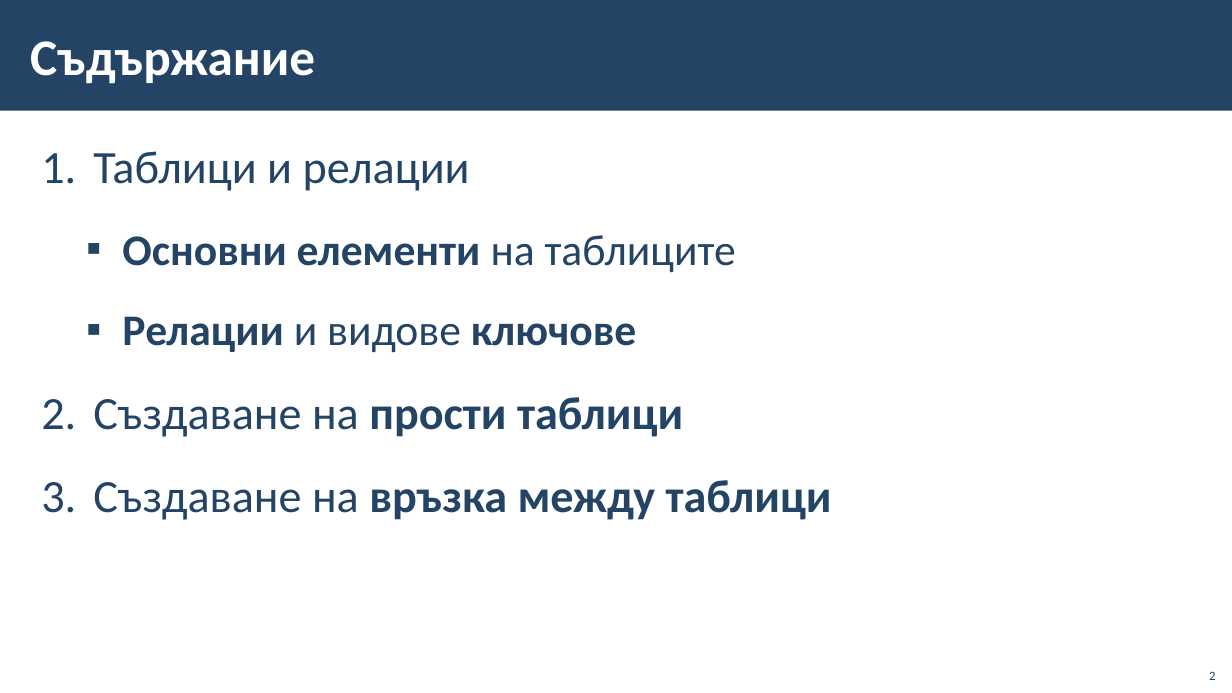
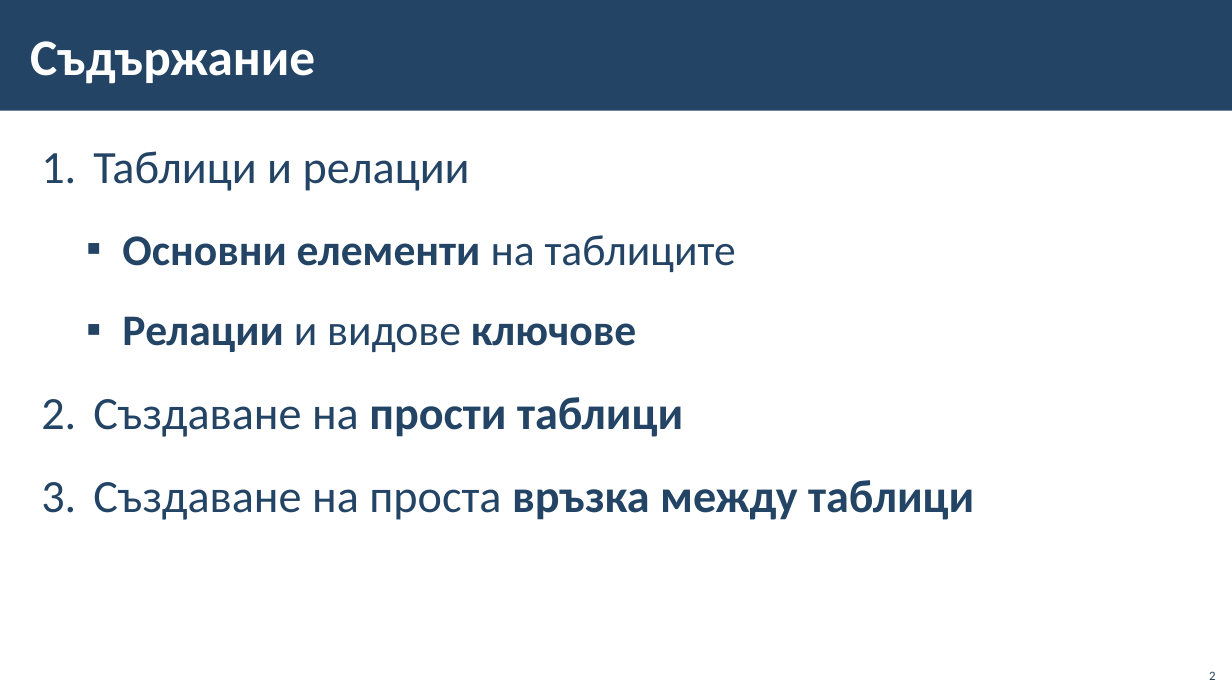
Before and after one commit to BG-IT-Edu/School-Programming, a slide deck: slide 2 of Courses/Software-Sciences/Module-3-Databases-New/07-Modeling-Databases/06-Modeling-Databases.pptx. Drawn at 1232x693 pixels with LibreOffice and Linux fonts; fonts in the diff are those of the drawing; background and template pictures are left out. Boxes give left, top, right and bottom in pixels: in the first picture for what was removed or moved away, otherwise in the second. Text is boxed around its words. In the diff, an @@ line names an element or a change of style, - is before the commit and + after.

```diff
--- a/Courses/Software-Sciences/Module-3-Databases-New/07-Modeling-Databases/06-Modeling-Databases.pptx
+++ b/Courses/Software-Sciences/Module-3-Databases-New/07-Modeling-Databases/06-Modeling-Databases.pptx
@@ text at box(93, 480, 974, 520): text changed @@
-3. Създаване на връзка между таблици
+3. Създаване на проста връзка между таблици
```
Also in this commit, not shown: 20 other slides changed, 1 slide added, 1 other file.
